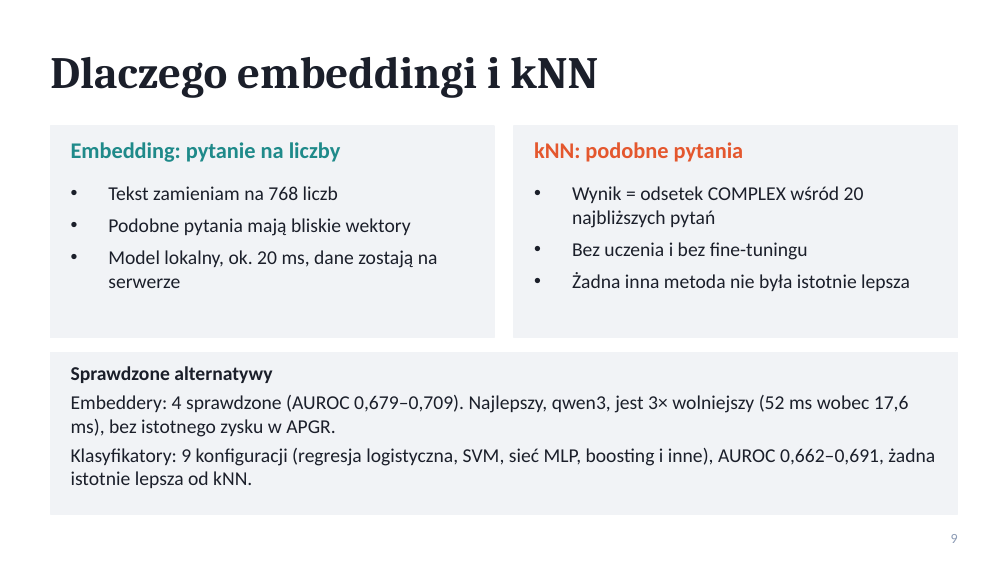
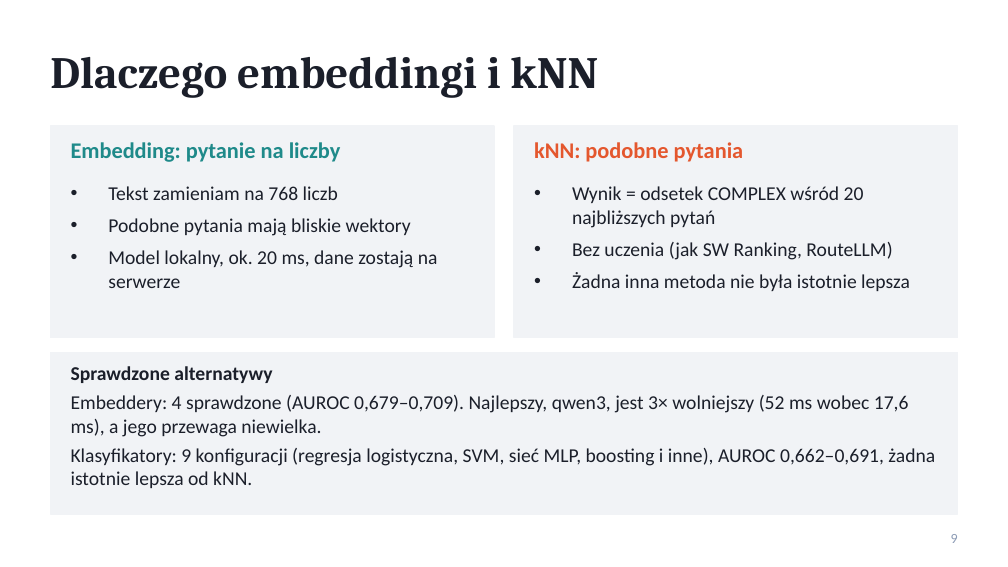
Before and after one commit to philip-melkowski/philip_melkowski_praca_inz, a slide deck: slide 9 of docs/prezentacja_postepy.pptx. Drawn at 1008x567 pixels with LibreOffice and Linux fonts; fonts in the diff are those of the drawing. Boxes give left, top, right and bottom in pixels: in the first picture for what was removed or moved away, otherwise in the second. Text is boxed around its words. In the diff, an @@ line names an element or a change of style, - is before the commit and + after.

```diff
--- a/docs/prezentacja_postepy.pptx
+++ b/docs/prezentacja_postepy.pptx
@@ text at [572,242,892,260]: text changed @@
-• Bez uczenia i bez fine-tuningu
+• Bez uczenia (jak SW Ranking, RouteLLM)
@@ text at [71,395,909,437]: text changed @@
-Embeddery: 4 sprawdzone (AUROC 0,679–0,709). Najlepszy, qwen3, jest 3× wolniejszy (52 ms wobec 17,6 ms), bez istotnego zysku w APGR.
+Embeddery: 4 sprawdzone (AUROC 0,679–0,709). Najlepszy, qwen3, jest 3× wolniejszy (52 ms wobec 17,6 ms), a jego przewaga niewielka.
```
Also in this commit, not shown: 6 other slides changed, 2 other files.
